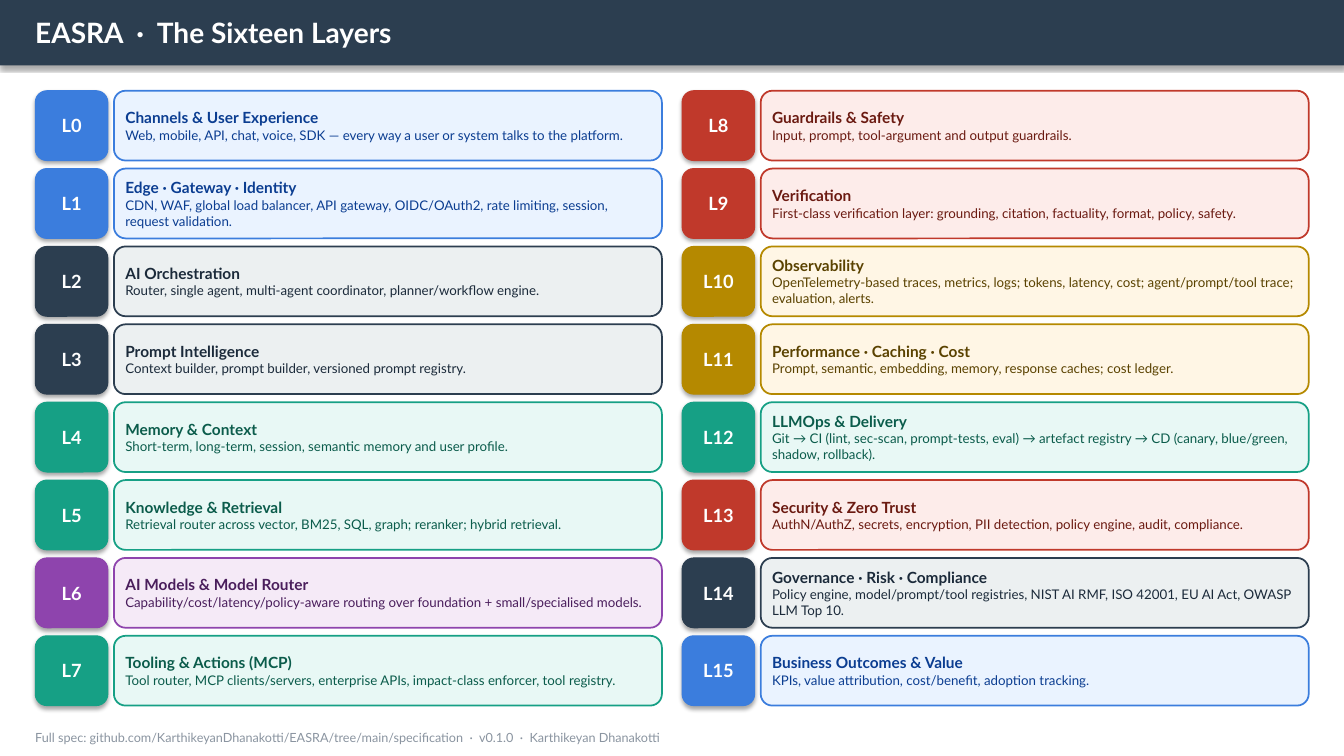
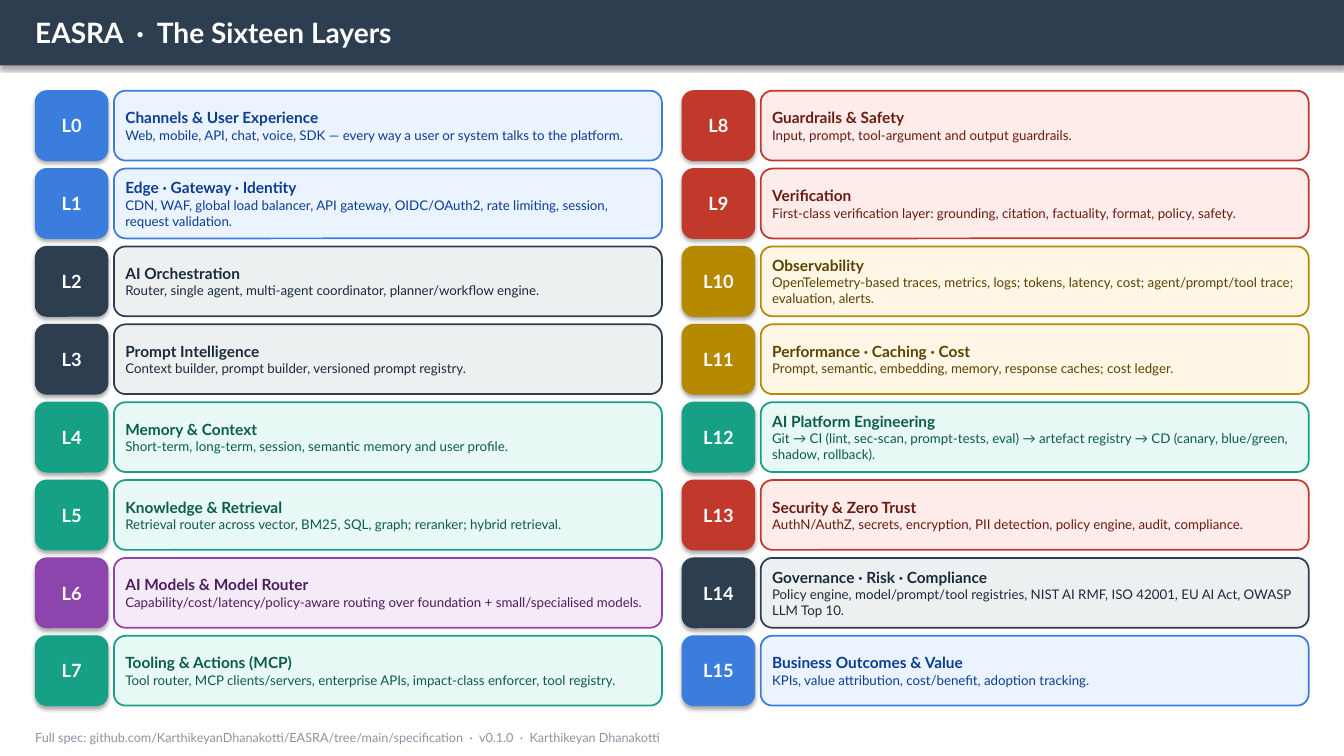
Before and after one commit to KarthikeyanDhanakotti/EASRA, a slide deck: slide 6 of conference/EASRA-LinkedIn-Carousel.pptx. Drawn at 1344x756 pixels with LibreOffice and Linux fonts; fonts in the diff are those of the drawing. Boxes give left, top, right and bottom in pixels: in the first picture for what was removed or moved away, otherwise in the second. Text is boxed around its words. In the diff, an @@ line names an element or a change of style, - is before the commit and + after.

Commit message:
polish(v4): reviewer feedback - 'reference architecture' not 'standard' + L12 renamed to AI Platform Engineering + Bronze/Silver/Gold/Platinum conformance
Reviewer round 3 polish before publish:

- CAROUSEL: drop 'standard' claim (cover badge, hero subtitle, CTA slide). Now reads 'Open Reference Architecture'. Keeps factual 'Standards-aligned' where it means aligned WITH external standards (NIST/ISO/EU AI Act/OWASP/MITRE).

- CAROUSEL: rename layer L12 'LLMOps & Delivery' -> 'AI Platform Engineering' (future-proofs for multimodal, diffusion, speech, reasoning models). Applied on layer index, on the AI Platform slide, on ADR slide references, and on the three-planes bullet.

- README: drop 'open architecture standard' claim -> 'open reference architecture'.

- ROADMAP: add Bronze / Silver / Gold / Platinum conformance levels section (replaces earlier Baseline/Regulated/Safety-critical framing).

```diff
--- a/conference/EASRA-LinkedIn-Carousel.pptx
+++ b/conference/EASRA-LinkedIn-Carousel.pptx
@@ text in rounded rectangle at <box>772,415,935,430</box>: text changed @@
-LLMOps & Delivery
+AI Platform Engineering
```
Also in this commit, not shown: 6 other slides changed, 12 other files.
